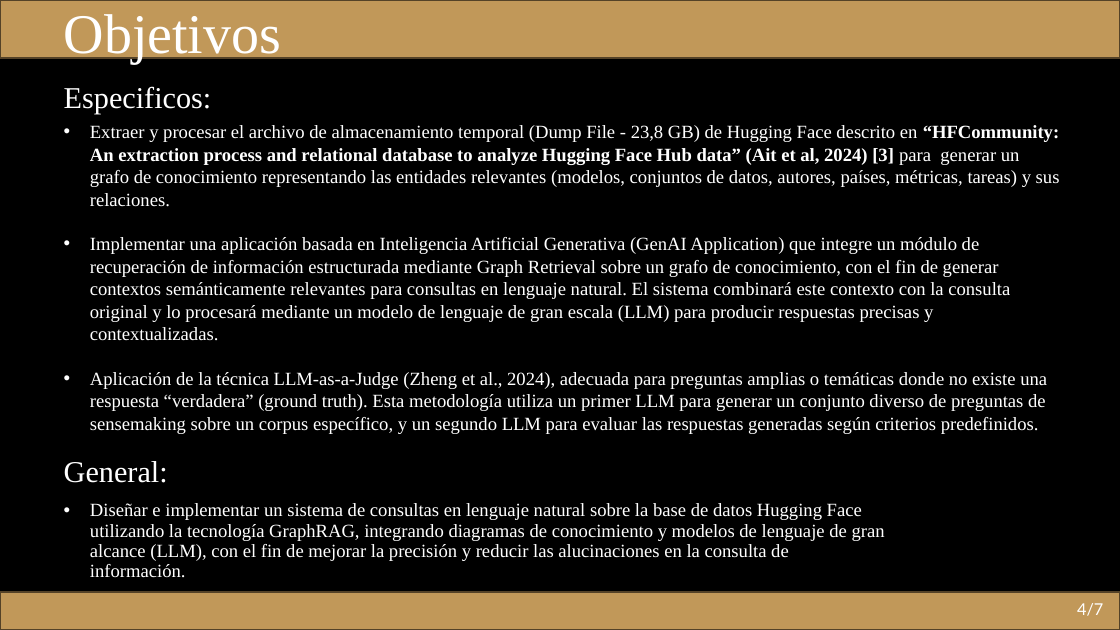
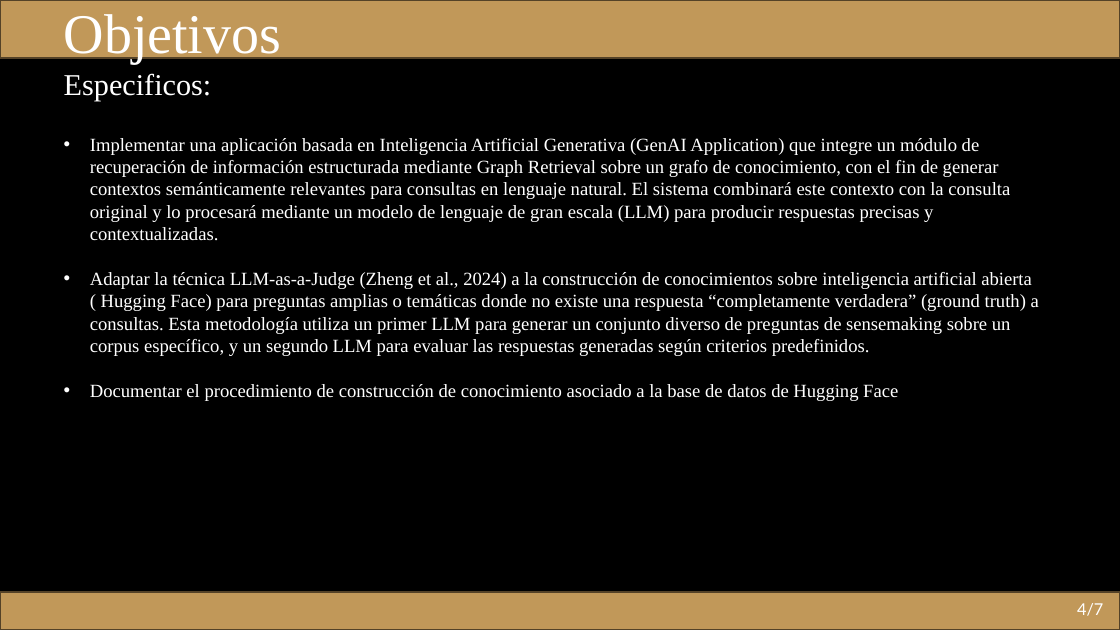
Before and after one commit to juan-aguilera/SEDI_TG, a slide deck: slide 4 of Extendend Abstract.pptx. Drawn at 1120x630 pixels with LibreOffice and Linux fonts; fonts in the diff are those of the drawing. Boxes give left, top, right and bottom in pixels: in the first picture for what was removed or moved away, otherwise in the second. Text is boxed around its words. In the diff, an @@ line names an element or a change of style, - is before the commit and + after.

```diff
--- a/Extendend Abstract.pptx
+++ b/Extendend Abstract.pptx
@@ text "Especificos:": place and size @@
-text "Especificos:" at (64, 86, 212, 114)
+text "Especificos:" at (64, 73, 212, 101)
@@ text "Implementar una aplicación basada en ...": place and size @@
-text "Implementar una aplicación basada en ..." at (90, 125, 1060, 434)
+text "Implementar una aplicación basada en ..." at (90, 138, 1039, 401)
@@ text at (90, 125, 1060, 207): paragraph removed @@
-• Extraer y procesar el archivo de almacenamiento temporal (Dump File - 23,8 GB) de Hugging Face descrito en “HFCommunity: An extraction process and relational database to analyze Hugging Face Hub data” (Ait et al, 2024) [3] para generar un grafo de conocimiento representando las entidades relevantes (modelos, conjuntos de datos, autores, países, métricas, tareas) y sus relaciones.
@@ text at (90, 272, 1039, 401): text changed @@
-• Aplicación de la técnica LLM-as-a-Judge (Zheng et al., 2024), adecuada para preguntas amplias o temáticas donde no existe una respuesta “verdadera” (ground truth). Esta metodología utiliza un primer LLM para generar un conjunto diverso de preguntas de sensemaking sobre un corpus específico, y un segundo LLM para evaluar las respuestas generadas según criterios predefinidos.
+• Adaptar la técnica LLM-as-a-Judge (Zheng et al., 2024) a la construcción de conocimientos sobre inteligencia artificial abierta ( Hugging Face) para preguntas amplias o temáticas donde no existe una respuesta “completamente verdadera” (ground truth) a consultas. Esta metodología utiliza un primer LLM para generar un conjunto diverso de preguntas de sensemaking sobre un corpus específico, y un segundo LLM para evaluar las respuestas generadas según criterios predefinidos.
+• Documentar el procedimiento de construcción de conocimiento asociado a la base de datos de Hugging Face
@@ text removed at (64, 461, 168, 483) @@
-General:
@@ text removed at (90, 503, 885, 578) @@
-• Diseñar e implementar un sistema de consultas en lenguaje natural sobre la base de datos Hugging Face utilizando la tecnología GraphRAG, integrando diagramas de conocimiento y modelos de lenguaje de gran alcance (LLM), con el fin de mejorar la precisión y reducir las alucinaciones en la consulta de información.
```
Also in this commit, not shown: 1 other slide changed, 1 slide added, 1 other file.
